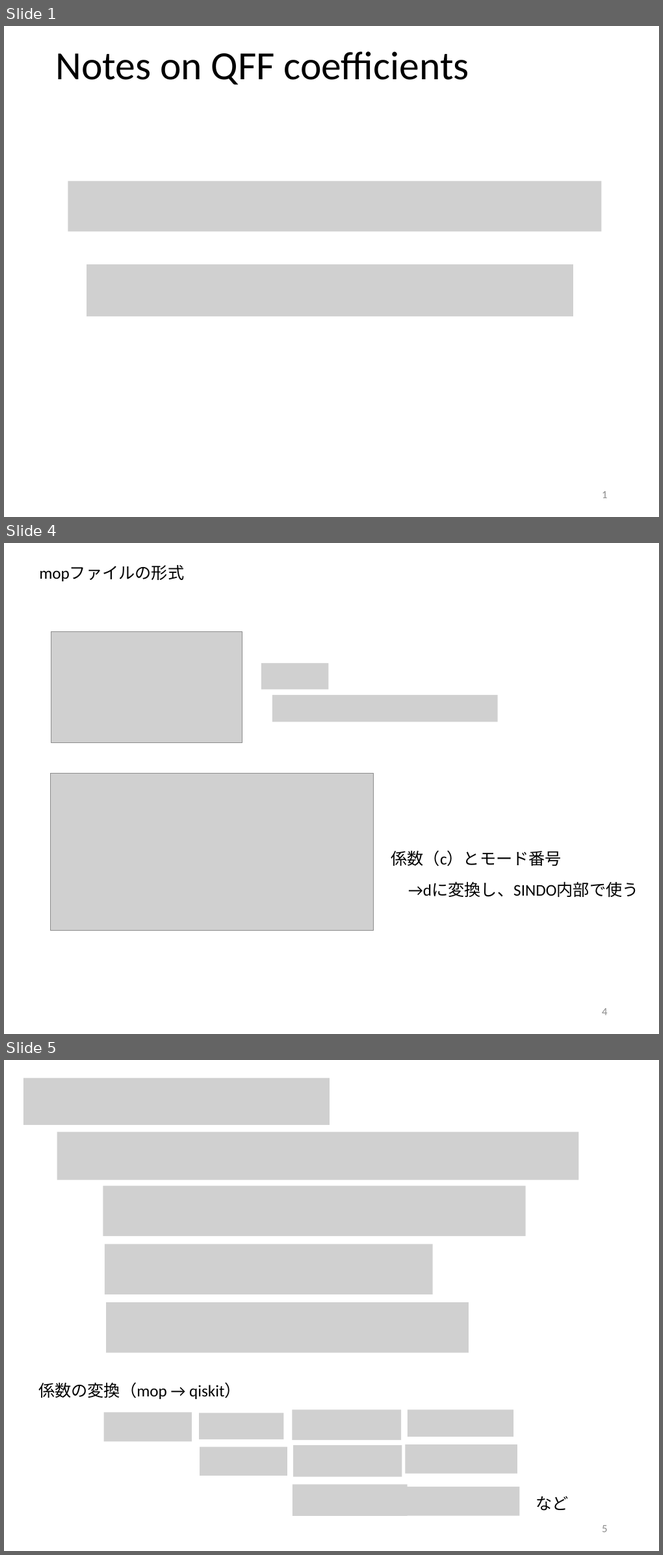
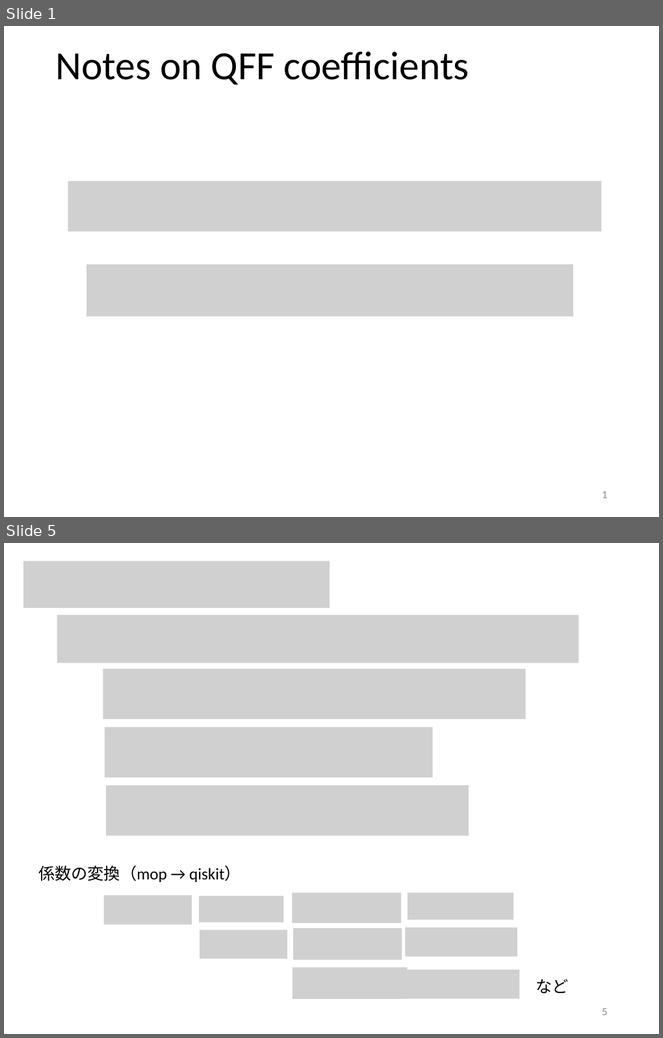
Before and after one commit to yagikiyoshi/sindo, a slide deck: doc/MakePES/notes_on_qffcoeff.pptx. Shown one above the other, each under a label of ours: slides 1, 4 and 5 before the commit, slides 1 and 5 after it; the slides between them are not shown. The pictures are 663x1555 and 663x1038 pixels, drawn with LibreOffice and Linux fonts; fonts in the diff are those of the drawing; grey boxes stand for pictures. Boxes give left, top, right and bottom in pixels: in the first picture for what was removed or moved away, otherwise in the second. Text is boxed around its words. In the diff, an @@ line names an element or a change of style, - is before the commit and + after.

```diff
--- a/doc/MakePES/notes_on_qffcoeff.pptx
+++ b/doc/MakePES/notes_on_qffcoeff.pptx
@@ slide 4 removed at bbox=[4, 543, 659, 1034], background #FFFFFF @@
@@ text removed at bbox=[39, 565, 184, 581] @@
-mopファイルの形式
@@ picture removed at bbox=[51, 632, 243, 743] @@
@@ picture removed at bbox=[261, 663, 329, 689] @@
@@ picture removed at bbox=[272, 695, 498, 722] @@
@@ picture removed at bbox=[51, 773, 374, 930] @@
@@ text removed at bbox=[391, 850, 562, 867] @@
-係数（c）とモード番号
@@ text removed at bbox=[408, 882, 638, 897] @@
-→dに変換し、SINDO内部で使う
@@ page number removed at bbox=[602, 1008, 607, 1016] @@
-4
```
Also in this commit, not shown: 2 slides changed, 1 slide added, 4 other files.
